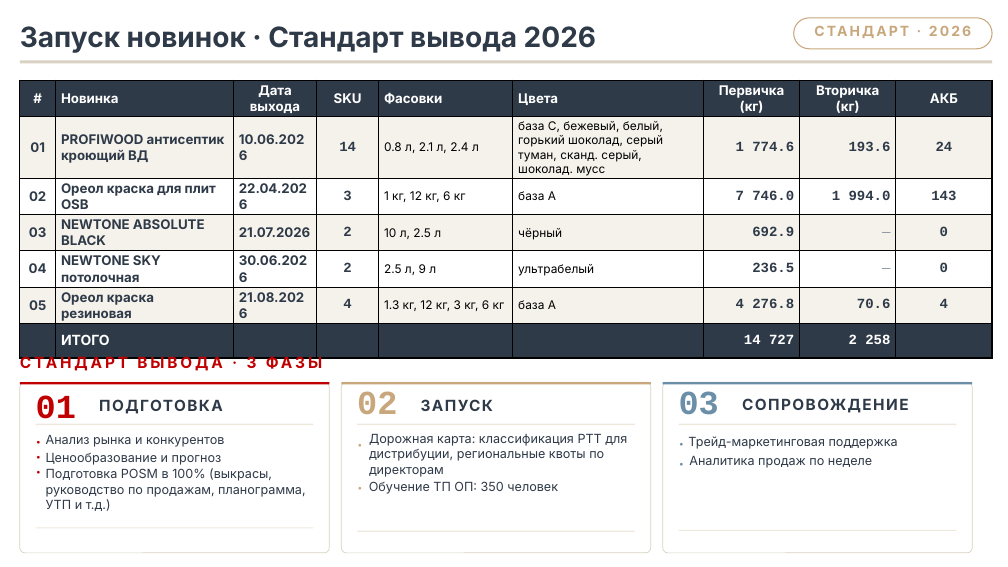
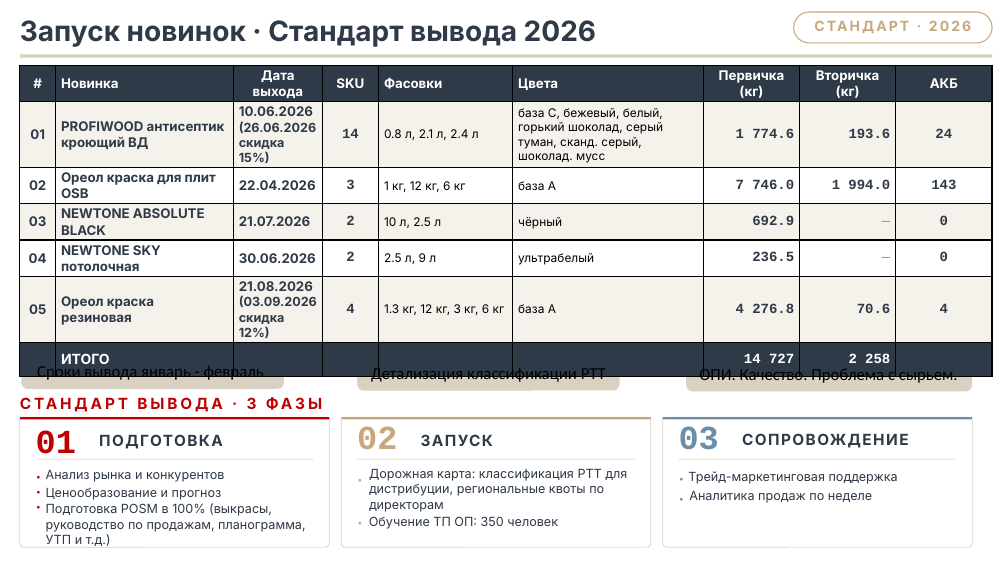
Before and after one commit to Iverson76newcomer/radar-empils, a slide deck: slide 10 of upload/Презентация_для_ГД_final.pptx (slide 8 before the commit). Drawn at 1008x567 pixels with LibreOffice and Linux fonts; fonts in the diff are those of the drawing. Boxes give left, top, right and bottom in pixels: in the first picture for what was removed or moved away, otherwise in the second. Text is boxed around its words. In the diff, an @@ line names an element or a change of style, - is before the commit and + after.

```diff
--- a/upload/Презентация_для_ГД_final.pptx
+++ b/upload/Презентация_для_ГД_final.pptx
@@ 2 texts, 1 rounded rectangle, 1 rectangle: place and size @@
-2 texts, 1 rounded rectangle, 1 rectangle at [20, 18, 993, 237]
+2 texts, 1 rounded rectangle, 1 rectangle at [20, 12, 993, 190]
@@ table at [20, 66, 990, 368] @@
-row 2, column 3: 10.06.2026
+row 2, column 3: 10.06.2026 / (26.06.2026 скидка 15%)
-row 6, column 3: 21.08.2026
+row 6, column 3: 21.08.2026 / (03.09.2026 скидка 12%)
@@ table: place and size @@
-table at [20, 81, 990, 349]
+table at [20, 66, 990, 368]
@@ rounded rectangle added at [21, 354, 283, 389], fill #D9D2C2 @@
@@ rounded rectangle added at [357, 355, 619, 390], fill #D9D2C2 @@
@@ rounded rectangle added at [686, 356, 973, 391], fill #D9D2C2 @@
@@ text added at [37, 364, 264, 382], 12 pt, text #000000 @@
+Сроки вывода январь - февраль
@@ text added at [371, 365, 606, 383], 12 pt, text #000000 @@
+Детализация классификации РТТ
@@ text added at [699, 366, 958, 384], 12 pt, text #000000 @@
+ОПИ. Качество. Проблема с сырьем.
@@ text "СТАНДАРТ ВЫВОДА · 3 ФАЗЫ": place and size @@
-text "СТАНДАРТ ВЫВОДА · 3 ФАЗЫ" at [247, 355, 257, 368]
+text "СТАНДАРТ ВЫВОДА · 3 ФАЗЫ" at [247, 397, 257, 409]
@@ rounded rectangle: place and size @@
-rounded rectangle at [20, 382, 330, 552]
+rounded rectangle at [20, 417, 330, 547]
@@ rounded rectangle: place and size @@
-rounded rectangle at [342, 382, 651, 552]
+rounded rectangle at [342, 417, 651, 547]
@@ rounded rectangle: place and size @@
-rounded rectangle at [662, 382, 972, 552]
+rounded rectangle at [662, 417, 972, 547]
@@ text "·": place and size @@
-text "·" at [35, 462, 43, 474]
+text "·" at [35, 467, 43, 479]
@@ text "·": place and size @@
-text "·" at [357, 478, 365, 490]
+text "·" at [357, 470, 365, 482]
@@ 14 texts, 6 rectangles: place and size @@
-14 texts, 6 rectangles at [20, 382, 972, 511]
+14 texts, 6 rectangles at [20, 417, 972, 546]
@@ text "·": place and size @@
-text "·" at [678, 454, 686, 466]
+text "·" at [678, 469, 686, 481]
@@ text "·": place and size @@
-text "·" at [35, 431, 43, 444]
+text "·" at [35, 497, 43, 509]
@@ text "·": place and size @@
-text "·" at [678, 433, 686, 446]
+text "·" at [678, 489, 686, 501]
@@ rectangle removed at [35, 527, 313, 528] @@
@@ text "·": place and size @@
-text "·" at [357, 435, 365, 448]
+text "·" at [357, 513, 365, 525]
@@ rectangle removed at [357, 530, 635, 531] @@
@@ rectangle removed at [678, 530, 957, 531] @@
```
Also in this commit, not shown: 7 other slides changed, 3 slides added, 1 slide removed, 11 other files.
